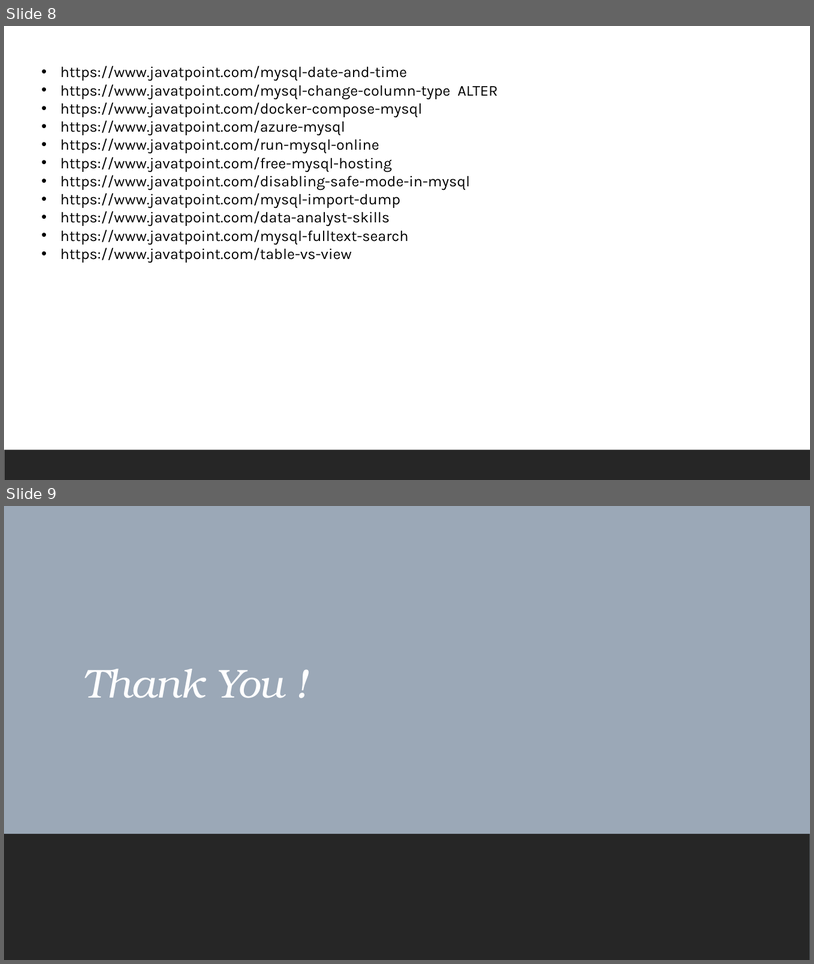
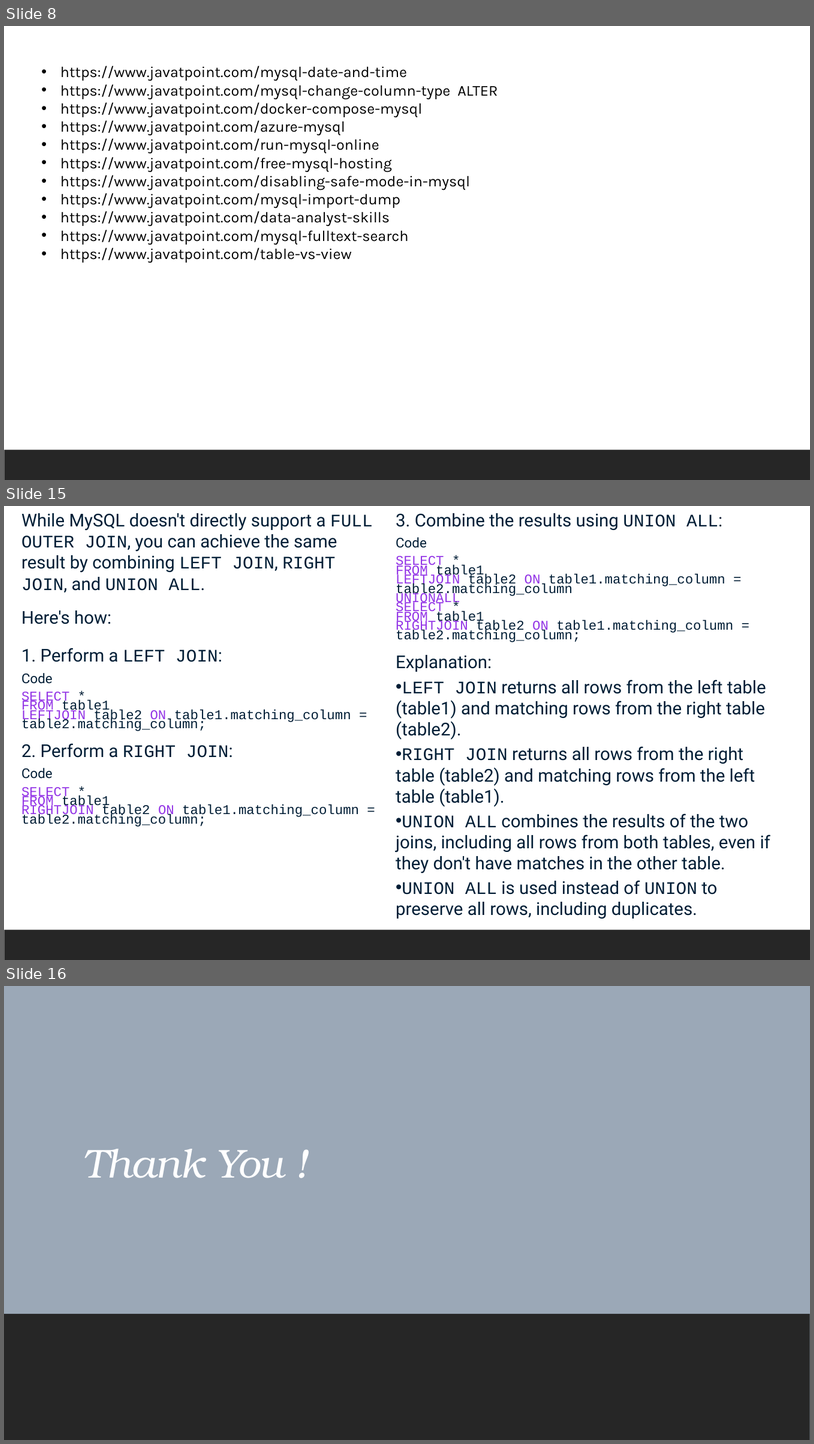
Before and after one commit to shahil04/ds_materials, a slide deck: 2.0_sql_dbms/sql/module_2_MySql1.pptx. Shown one above the other, each under a label of ours: slides 8 and 9 before the commit, slides 8, 15 and 16 after it; the slides between them are not shown. The pictures are 814x964 and 814x1444 pixels, drawn with LibreOffice and Linux fonts; fonts in the diff are those of the drawing. Boxes give left, top, right and bottom in pixels: in the first picture for what was removed or moved away, otherwise in the second. Text is boxed around its words. In the diff, an @@ line names an element or a change of style, - is before the commit and + after.

```diff
--- a/2.0_sql_dbms/sql/module_2_MySql1.pptx
+++ b/2.0_sql_dbms/sql/module_2_MySql1.pptx
@@ slide 15 added at (4,506,810,960), background #FFFFFF; not listed: 1 template element that a slide beside it also shows @@
@@ text added at (21,513,373,826), 16 pt, text #001D35 @@
+While MySQL doesn't directly support a FULL OUTER JOIN, you can achieve the same result by combining LEFT JOIN, RIGHT JOIN, and UNION ALL.
+Here's how:
+1. Perform a LEFT JOIN:
+Code
+SELECT *
+FROM table1
+LEFTJOIN table2 ON table1.matching_column = table2.matching_column;
+2. Perform a RIGHT JOIN:
+Code
+SELECT *
+FROM table1
+RIGHTJOIN table2 ON table1.matching_column = table2.matching_column;
@@ text added at (396,513,771,918), 21 pt, text #001D35 @@
+3. Combine the results using UNION ALL:
+Code
+SELECT *
+FROM table1
+LEFTJOIN table2 ON table1.matching_column = table2.matching_column
+UNIONALL
+SELECT *
+FROM table1
+RIGHTJOIN table2 ON table1.matching_column = table2.matching_column;
+Explanation:
+• LEFT JOIN returns all rows from the left table (table1) and matching rows from the right table (table2).
+• RIGHT JOIN returns all rows from the right table (table2) and matching rows from the left table (table1).
+• UNION ALL combines the results of the two joins, including all rows from both tables, even if they don't have matches in the other table.
+• UNION ALL is used instead of UNION to preserve all rows, including duplicates.
@@ what was slide 9 is now slide 16 @@
```
Also in this commit, not shown: 6 other slides added, 40 other files.
